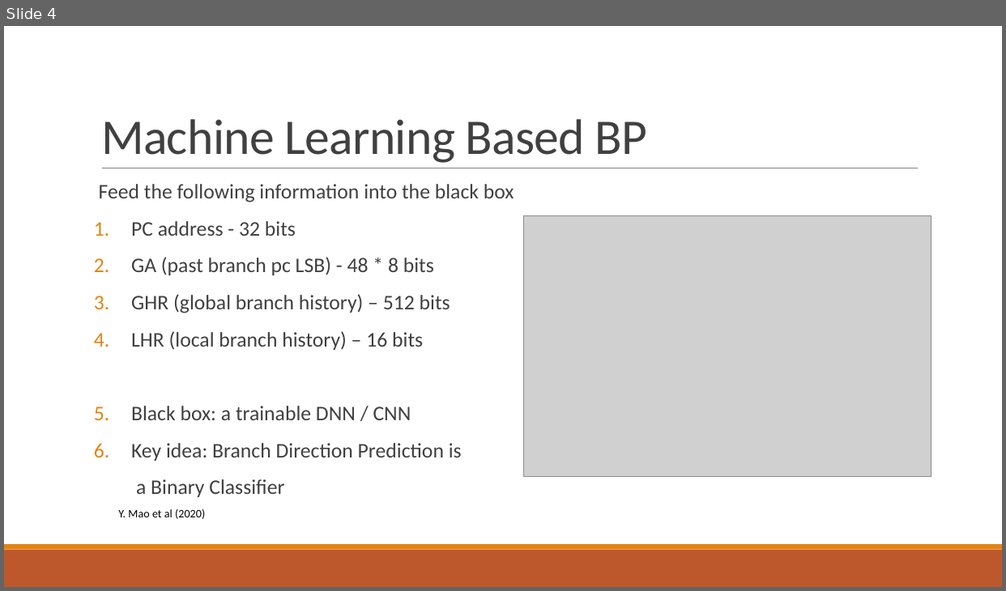
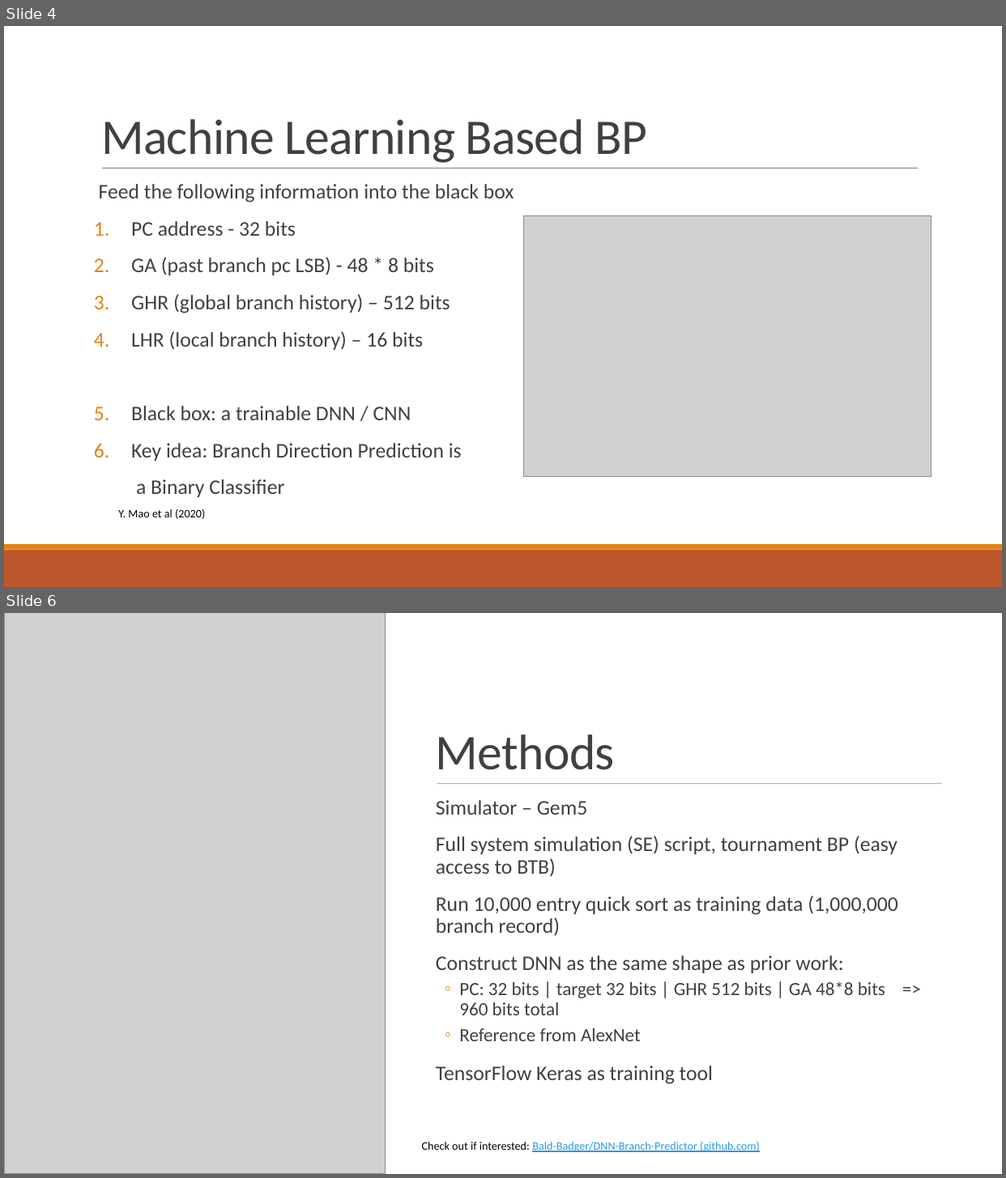
Before and after one commit to Bald-Badger/DNN-Branch-Predictor, a slide deck: presentation.pptx. Shown one above the other, each under a label of ours: slide 4 before the commit, slides 4 and 6 after it; the slides between them are not shown. The pictures are 1006x591 and 1006x1178 pixels, drawn with LibreOffice and Linux fonts; fonts in the diff are those of the drawing; grey boxes stand for pictures. Boxes give left, top, right and bottom in pixels: in the first picture for what was removed or moved away, otherwise in the second. Text is boxed around its words. In the diff, an @@ line names an element or a change of style, - is before the commit and + after.

```diff
--- a/presentation.pptx
+++ b/presentation.pptx
@@ slide 6 added at (4, 613, 1002, 1174), background #FFFFFF; not listed: 2 template elements that a slide beside it also shows @@
@@ rectangle added at (4, 613, 1002, 1174), fill #FFFFFF @@
@@ rectangle added at (4, 613, 1002, 1131), fill #FFFFFF @@
@@ picture added at (4, 613, 385, 1174) @@
@@ title added at (436, 735, 615, 770), 48 pt, text #404040 @@
+Methods
@@ text added at (436, 800, 898, 1084), 20 pt, text #404040 @@
+  Simulator – Gem5
+  Full system simulation (SE) script, tournament BP (easy access to BTB)
+  Run 10,000 entry quick sort as training data (1,000,000 branch record)
+  Construct DNN as the same shape as prior work:
+  ◦ PC: 32 bits | target 32 bits | GHR 512 bits | GA 48*8 bits => 960 bits total
+  ◦ Reference from AlexNet
+  TensorFlow Keras as training tool
@@ line added from (437, 784) to (942, 784), #808080 0.5 pt @@
@@ text added at (422, 1142, 760, 1152), 11 pt, text #2998E3, underline @@
+Check out if interested: Bald-Badger/DNN-Branch-Predictor (github.com)
```
Also in this commit, not shown: 4 slides changed, 3 other slides added, 5 other files.
